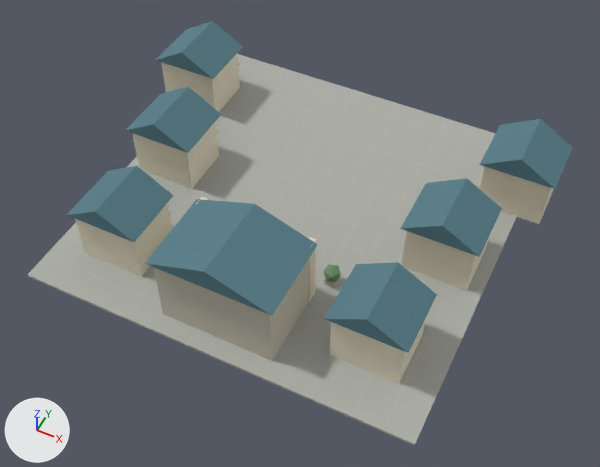
One commit to the Blender file art/blender/beginnings_gate_square.blend: the scene before it, then after it.
Rendered twice from a 50 mm camera at (27.5, -56.2, 65.8) aimed at (1.6, -4.4, 0.9). The axes (+X, +Y, +Z) are drawn at lower left. The lights are the same throughout. The first picture is the older version.

In view in the first picture: 'Guild Hall', 'Half-timber townhouse', 'Half-timber townhouse.001', 'Half-timber townhouse.004', 'Paving seam.002', 'Paving seam.016', 'Paving seam.022', 'Slate pitched roof', 'Slate pitched roof.001', 'Slate pitched roof.002', 'Slate pitched roof.003', 'Slate pitched roof.004', 'Slate pitched roof.005', 'Slate pitched roof.006', 'Town square' and 19 more.
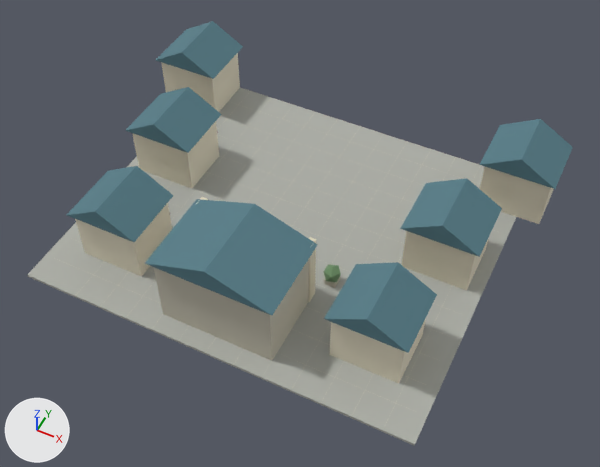
Where the newer file only moved an object's origin or applied its transform, the numbers keep the older frame.

What changed in the scene script:
```text
Change me_cube_001:
    used by ob_town_square; location = (0.0, 0.0, -0.15)
    remove me_cube_001.from_pydata(...)  # 8 vertices, 6 faces; spans x -21.0..21.0, y -21.0..21.0, z -0.2..0.2
    add me_cube_001.from_pydata(...)  # 8 vertices, 6 faces; spans x -21.0..21.0, y -21.0..15.0, z -0.2..0.2
    me_cube_001 part 1: the whole mesh is scaled about its middle by (1, 0.857, 1), then moved by (0.0, -3.0, 0.0)
Change ob_paving_seam_002:
    ob_paving_seam_002.location: (-15.0, 0.0, 0.01) -> (-12.0, -3.0, 0.01)
Change ob_paving_seam_016:
    ob_paving_seam_016.location: (6.0, 0.0, 0.01) -> (9.0, -3.0, 0.01)
Change ob_paving_seam_022:
    ob_paving_seam_022.location: (15.0, 0.0, 0.01) -> (18.0, -3.0, 0.01)
```

What differs and where, as boxes [x1, y1, x2, y2] in the pictures (600 x 467 px; the box of a moved part takes in the faces that stretch with it):
'Town square', moved, rescaled (9% shorter)
    before: [27, 54, 516, 446]
    after: [27, 88, 516, 446]
'Paving seam.016', moved
    before: [268, 118, 422, 367]
    after: [292, 150, 431, 388]
'Paving seam.002', moved
    before: [81, 73, 266, 289]
    after: [100, 100, 270, 307]
'Paving seam.022', moved
    before: [356, 165, 481, 407]
    after: [383, 291, 450, 429]
part 1 of me_cube_001, moved or reshaped
    before: [238, 54, 496, 167]
    after: [238, 88, 482, 167]
